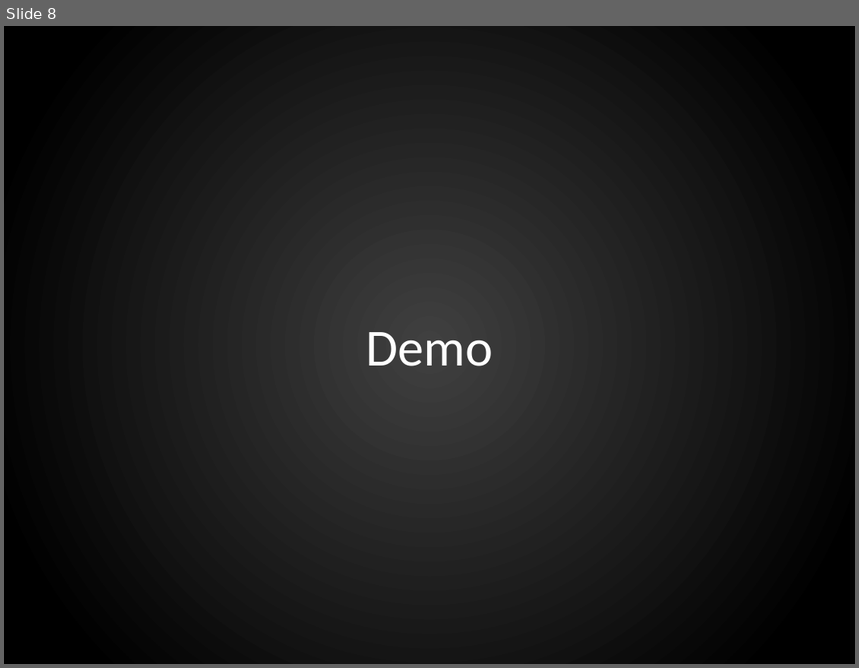
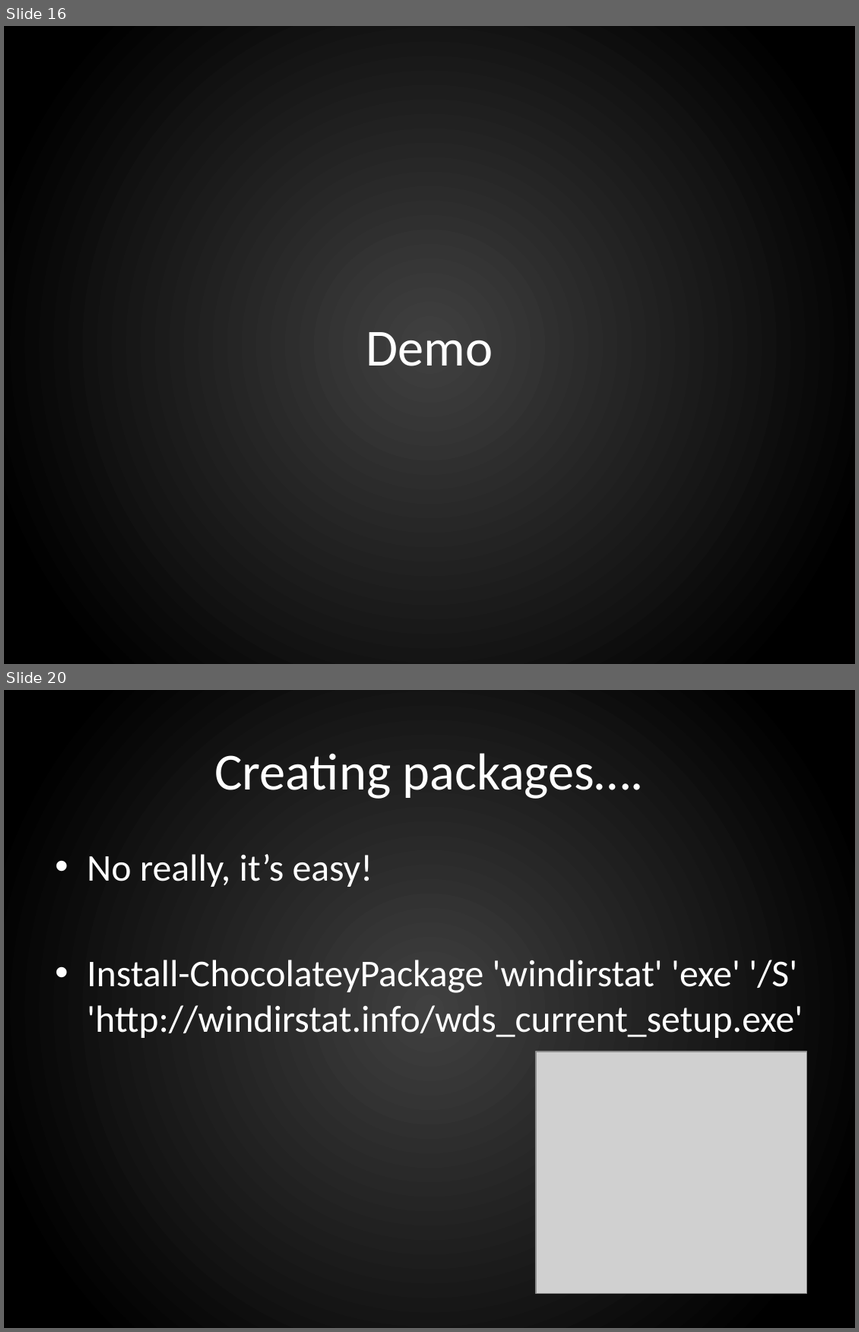
Before and after one commit to ferventcoder/presentations, a slide deck: windows/chocolatey/chocolatey.pptx. Shown one above the other, each under a label of ours: slide 8 before the commit, slides 16 and 20 after it; the slides between them are not shown. The pictures are 859x668 and 859x1332 pixels, drawn with LibreOffice and Linux fonts; fonts in the diff are those of the drawing; grey boxes stand for pictures; background and template pictures are left out. Boxes give left, top, right and bottom in pixels: in the first picture for what was removed or moved away, otherwise in the second. Text is boxed around its words. In the diff, an @@ line names an element or a change of style, - is before the commit and + after.

Commit message:
adding chocolatey slides

```diff
--- a/windows/chocolatey/chocolatey.pptx
+++ b/windows/chocolatey/chocolatey.pptx
@@ slide 20 added at [4,690,855,1328], background gradient #404040 to #000000 @@
@@ title added at [215,753,644,799], 44 pt, text #FFFFFF @@
+Creating packages….
@@ text added at [87,854,803,1038], 32 pt, text #FFFFFF @@
+• No really, it’s easy!
+• Install-ChocolateyPackage 'windirstat' 'exe' '/S' 'http://windirstat.info/wds_current_setup.exe'
@@ picture added at [536,1052,807,1293] @@
@@ what was slide 8 is now slide 16 @@
```
Also in this commit, not shown: 4 slides changed, 16 other slides added, 2 slides removed.
